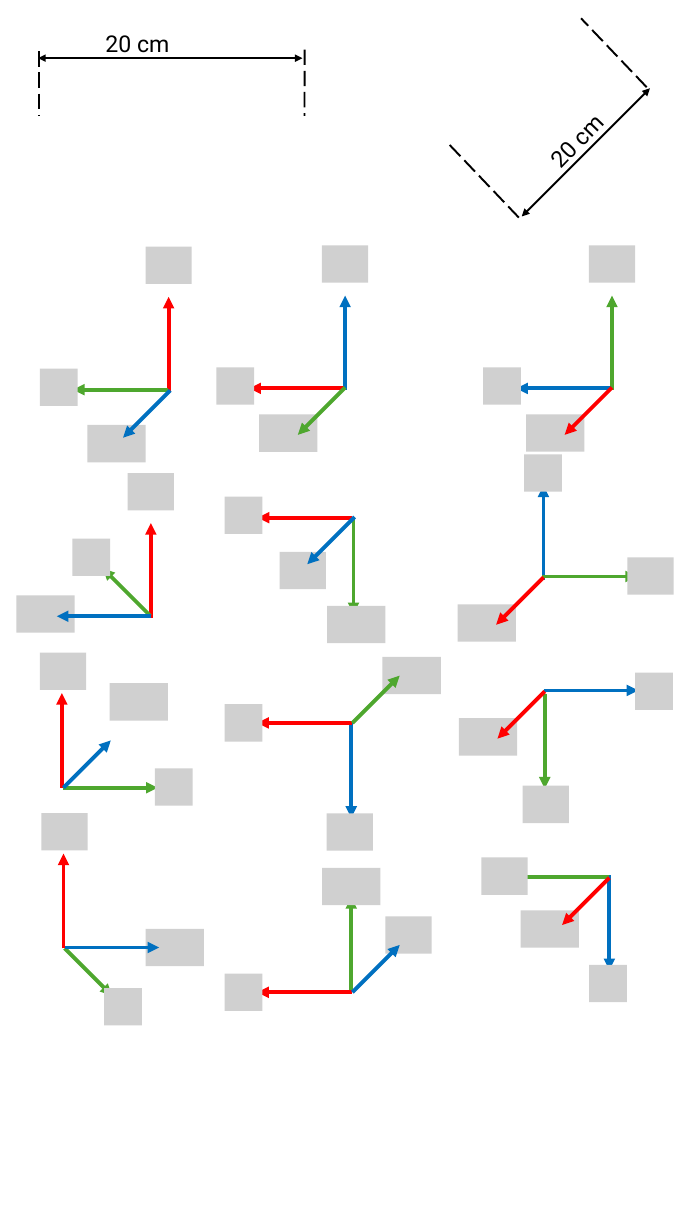
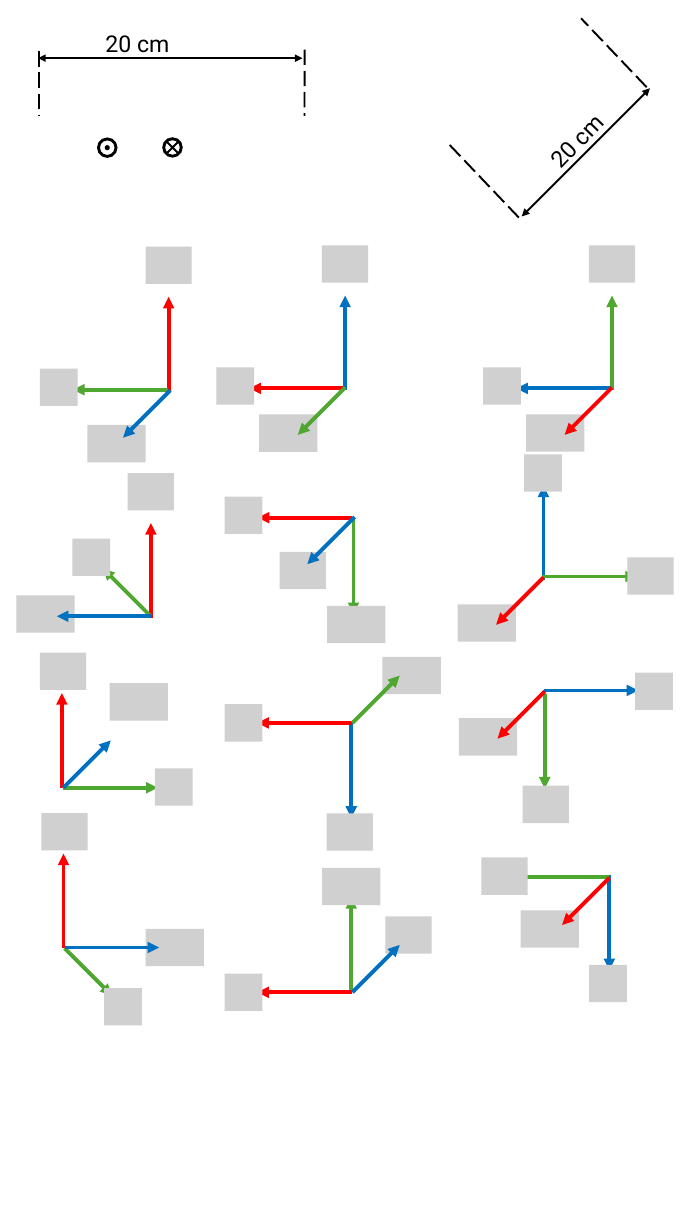
Before and after one commit to iocroblab/from_code_to_robot, a slide deck: slide 5 of robotics/Resources/Images/Modelling/Robot images.pptx. Drawn at 693x1232 pixels with LibreOffice and Linux fonts; fonts in the diff are those of the drawing; grey boxes stand for pictures. Boxes give left, top, right and bottom in pixels: in the first picture for what was removed or moved away, otherwise in the second. Text is boxed around its words. In the diff, an @@ line names an element or a change of style, - is before the commit and + after.

```diff
--- a/robotics/Resources/Images/Modelling/Robot images.pptx
+++ b/robotics/Resources/Images/Modelling/Robot images.pptx
@@ ellipse added at (x1=99, y1=139, x2=116, y2=156), outline #000000 2.25 pt @@
@@ ellipse added at (x1=105, y1=145, x2=110, y2=150), fill #000000, outline #000000 0.25 pt @@
@@ plus added at (x1=160, y1=135, x2=185, y2=160), fill #000000, outline #000000 1.5 pt @@
@@ ellipse added at (x1=164, y1=139, x2=181, y2=156), outline #000000 2.25 pt @@
```
Also in this commit, not shown: 1 other slide changed, 3 slides added, 2 slides removed, 15 other files.
